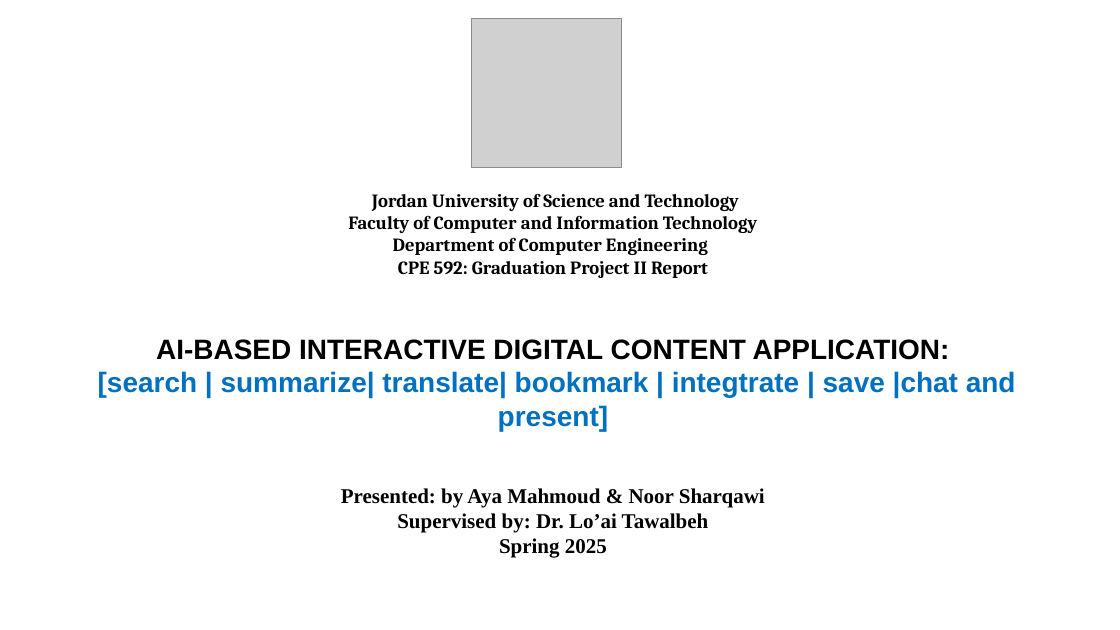
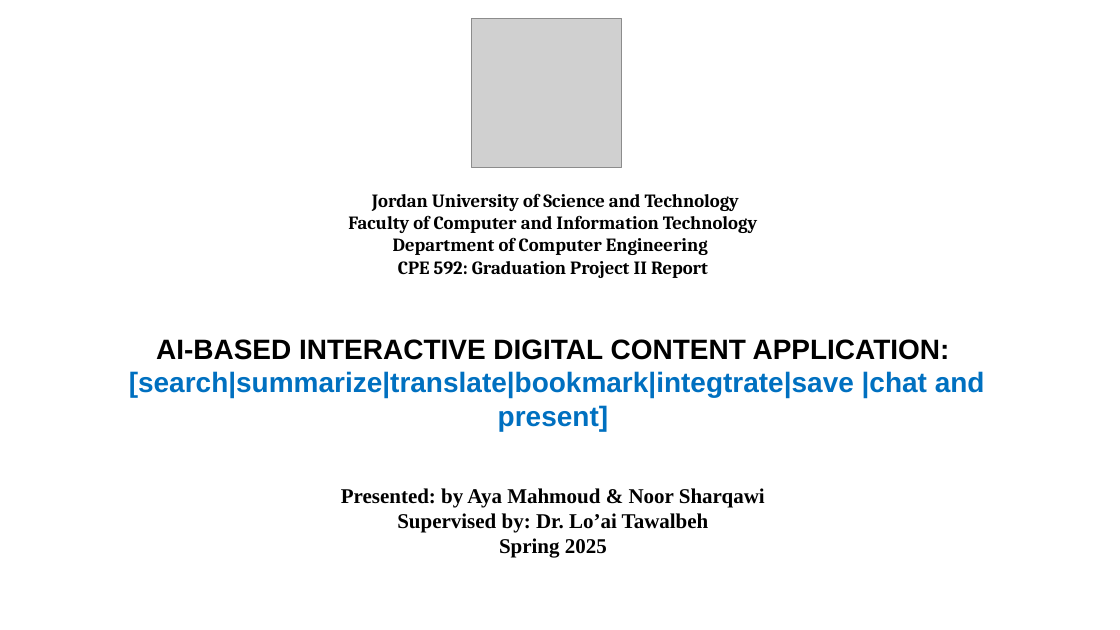
Before and after one commit to Aya2002Amjad/GP2, a slide deck: slide 1 of documentations/GP2PowePoint.pptx. Drawn at 1120x630 pixels with LibreOffice and Linux fonts; fonts in the diff are those of the drawing; grey boxes stand for pictures. Boxes give left, top, right and bottom in pixels: in the first picture for what was removed or moved away, otherwise in the second. Text is boxed around its words. In the diff, an @@ line names an element or a change of style, - is before the commit and + after.

Commit message:
add presentation

```diff
--- a/documentations/GP2PowePoint.pptx
+++ b/documentations/GP2PowePoint.pptx
@@ text "AI-BASED INTERACTIVE DIGITAL CONTENT APPLICATION:" moved from (x1=98, y1=339, x2=1016, y2=558) to (x1=129, y1=339, x2=985, y2=558) @@
@@ text at (x1=129, y1=371, x2=985, y2=431): spaces changed @@
-[search | summarize| translate| bookmark | integtrate | save |chat and present]
+[search|summarize|translate|bookmark|integtrate|save |chat and present]
```
Also in this commit, not shown: 3 other slides changed, 1 slide added, 1 slide removed, 3 other files.
